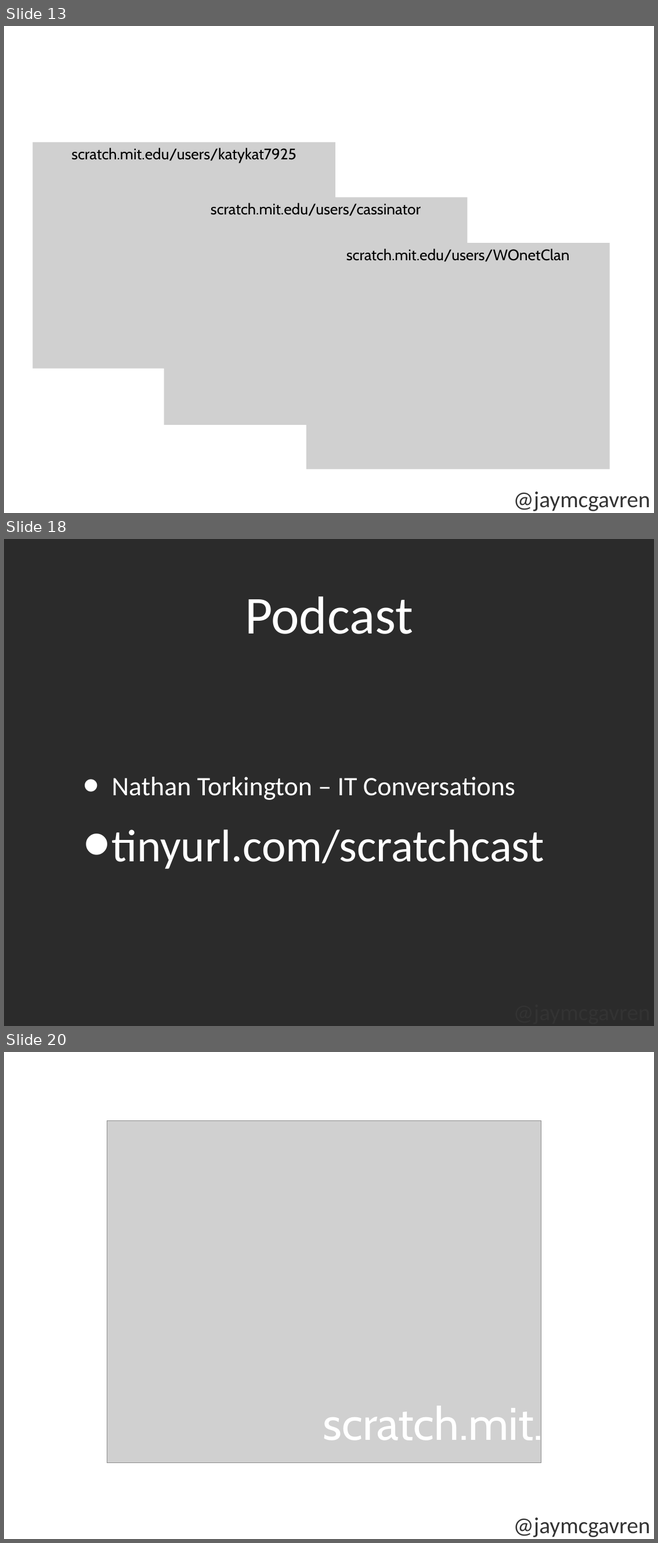
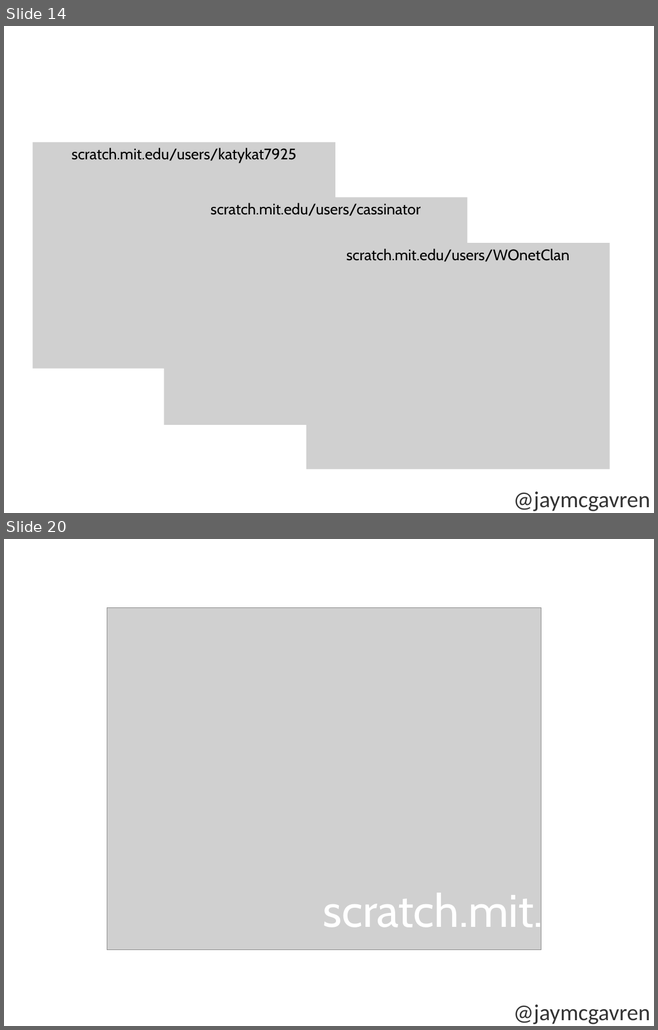
Before and after one commit to jaymcgavren/presentations, a slide deck: ignite_scratch/Ignite_Scratch.ppt. Shown one above the other, each under a label of ours: slides 13, 18 and 20 before the commit, slides 14 and 20 after it; the slides between them are not shown. The pictures are 658x1543 and 658x1030 pixels, drawn with LibreOffice and Linux fonts; fonts in the diff are those of the drawing; grey boxes stand for pictures; background and template pictures are left out; a plain dark background stands for a picture behind light text. Boxes give left, top, right and bottom in pixels: in the first picture for what was removed or moved away, otherwise in the second. Text is boxed around its words. In the diff, an @@ line names an element or a change of style, - is before the commit and + after.

Commit message:
Streamlined Scratch presentation.

```diff
--- a/ignite_scratch/Ignite_Scratch.ppt
+++ b/ignite_scratch/Ignite_Scratch.ppt
@@ slide 18 removed at [4, 539, 654, 1026], background picture (left out); not listed: 1 template element that a slide beside it also shows @@
@@ text removed at [245, 596, 413, 634] @@
-Podcast
@@ text removed at [112, 777, 545, 869] @@
-• Nathan Torkington – IT Conversations
-• tinyurl.com/scratchcast
@@ what was slide 13 is now slide 14 @@
```
Also in this commit, not shown: 6 slides changed, 8 slides added, 7 other slides removed.
